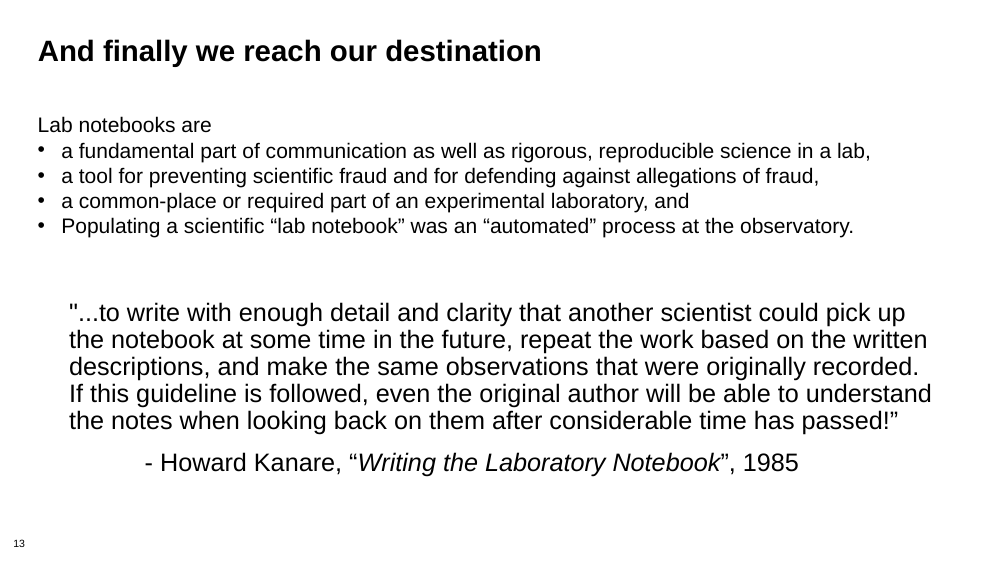
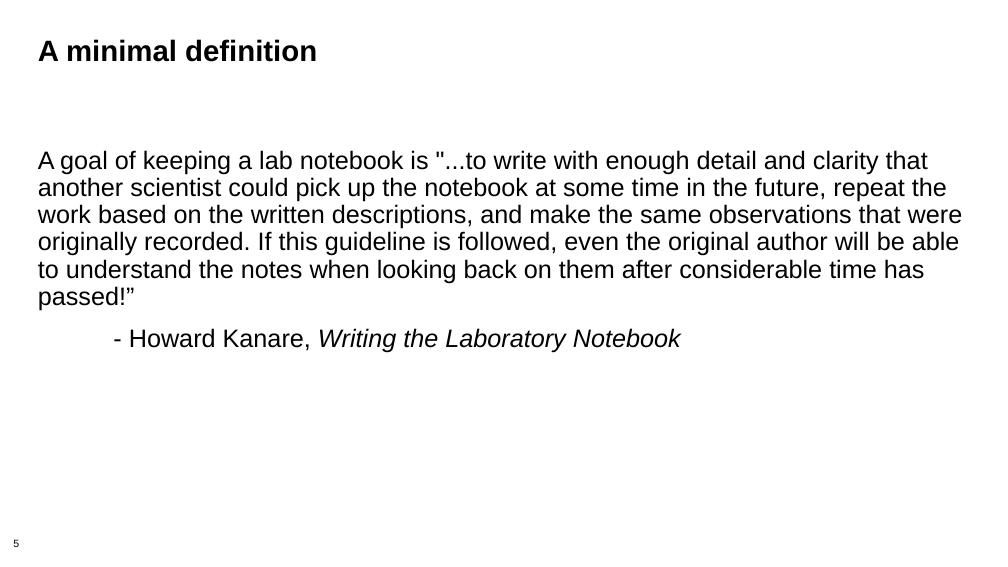
Before and after one commit to bssw-tutorial/presentations, a slide deck: slide 5 of lab-notebooks.pptx (slide 13 before the commit). Drawn at 1008x567 pixels with LibreOffice and Linux fonts; fonts in the diff are those of the drawing; background and template pictures are left out. Boxes give left, top, right and bottom in pixels: in the first picture for what was removed or moved away, otherwise in the second. Text is boxed around its words. In the diff, an @@ line names an element or a change of style, - is before the commit and + after.

```diff
--- a/lab-notebooks.pptx
+++ b/lab-notebooks.pptx
@@ title at box(38, 39, 317, 62): text changed @@
-And finally we reach our destination
+A minimal definition
@@ text removed at box(38, 116, 871, 238) @@
-Lab notebooks are
-• a fundamental part of communication as well as rigorous, reproducible science in a lab,
-• a tool for preventing scientific fraud and for defending against allegations of fraud,
-• a common-place or required part of an experimental laboratory, and
-• Populating a scientific “lab notebook” was an “automated” process at the observatory.
@@ text at box(38, 150, 963, 352): text changed @@
-"...to write with enough detail and clarity that another scientist could pick up the notebook at some time in the future, repeat the work based on the written descriptions, and make the same observations that were originally recorded. If this guideline is followed, even the original author will be able to understand the notes when looking back on them after considerable time has passed!”
-- Howard Kanare, “Writing the Laboratory Notebook”, 1985
+A goal of keeping a lab notebook is "...to write with enough detail and clarity that another scientist could pick up the notebook at some time in the future, repeat the work based on the written descriptions, and make the same observations that were originally recorded. If this guideline is followed, even the original author will be able to understand the notes when looking back on them after considerable time has passed!”
+- Howard Kanare, Writing the Laboratory Notebook
@@ page number at box(13, 539, 19, 547): text changed @@
-13
+5
```
Also in this commit, not shown: 9 other slides changed, 2 slides added.
